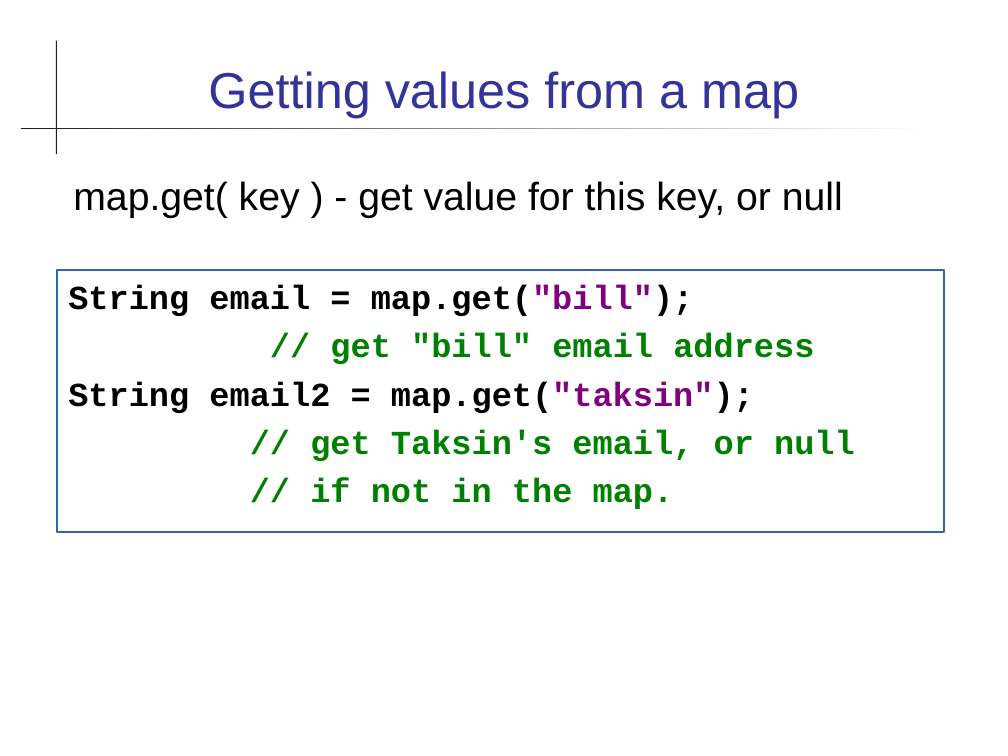
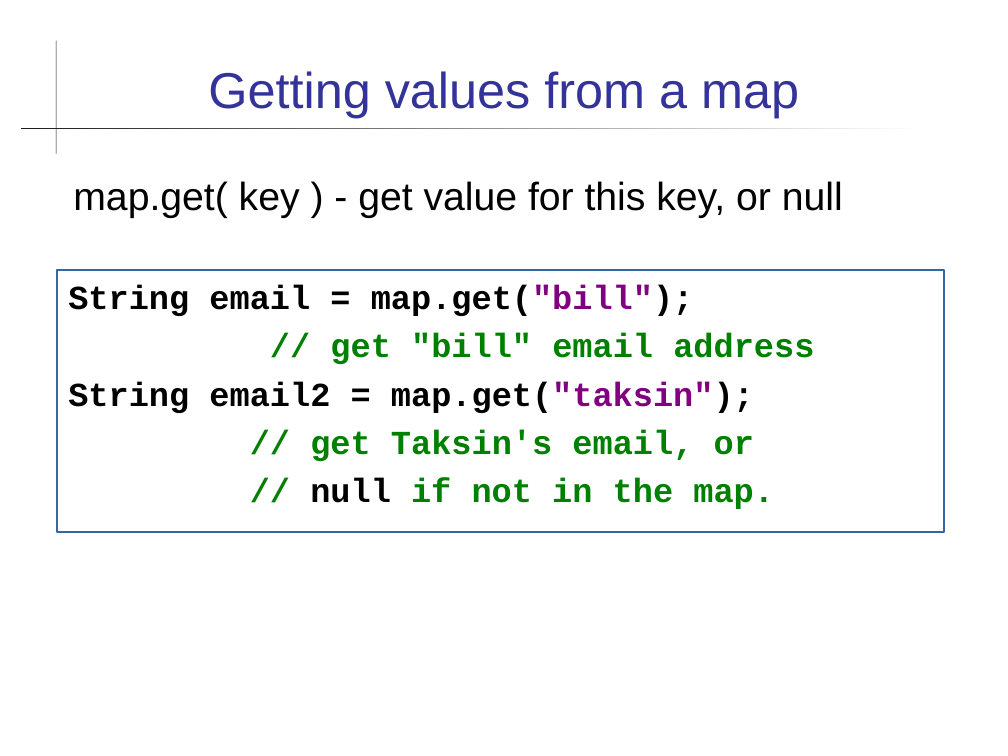
Before and after one commit to skeoop/skeoop.github.io, a slide deck: slide 4 of collections/Map.ppt. Drawn at 1008x756 pixels with LibreOffice and Linux fonts; fonts in the diff are those of the drawing. Boxes give left, top, right and bottom in pixels: in the first picture for what was removed or moved away, otherwise in the second. Text is boxed around its words. In the diff, an @@ line names an element or a change of style, - is before the commit and + after.

```diff
--- a/collections/Map.ppt
+++ b/collections/Map.ppt
@@ text in rectangle at bbox=[310, 430, 774, 509]: text changed @@
-// get Taksin's email, or null
-// if not in the map.
+// get Taksin's email, or
+// null if not in the map.
```
Also in this commit, not shown: 3 other slides changed, 3 other files.
